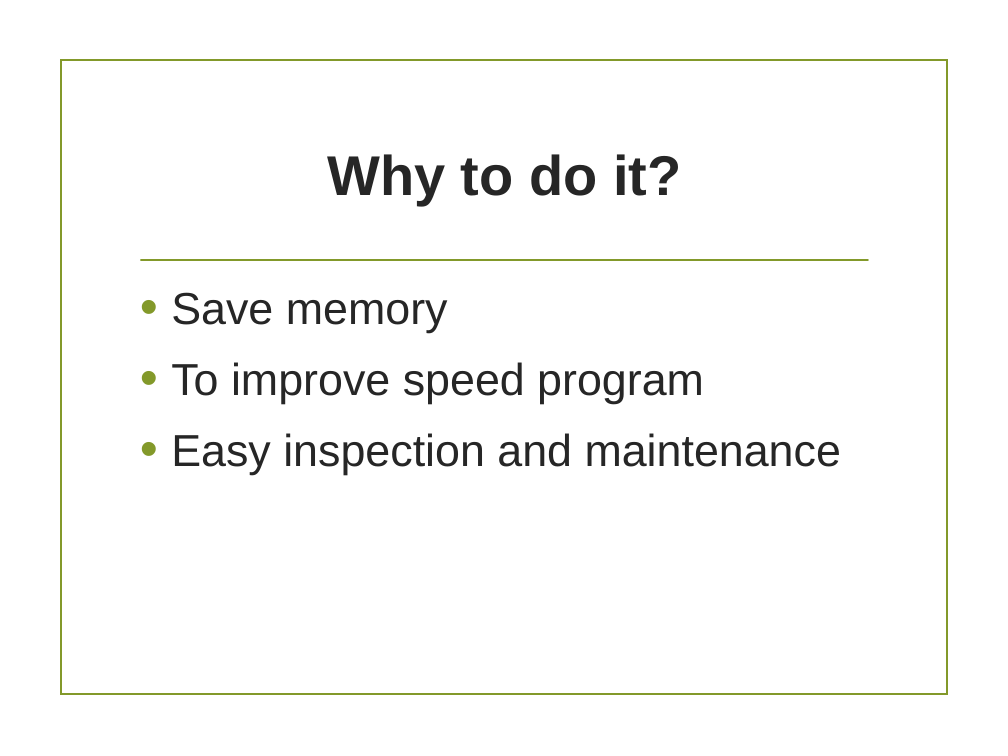
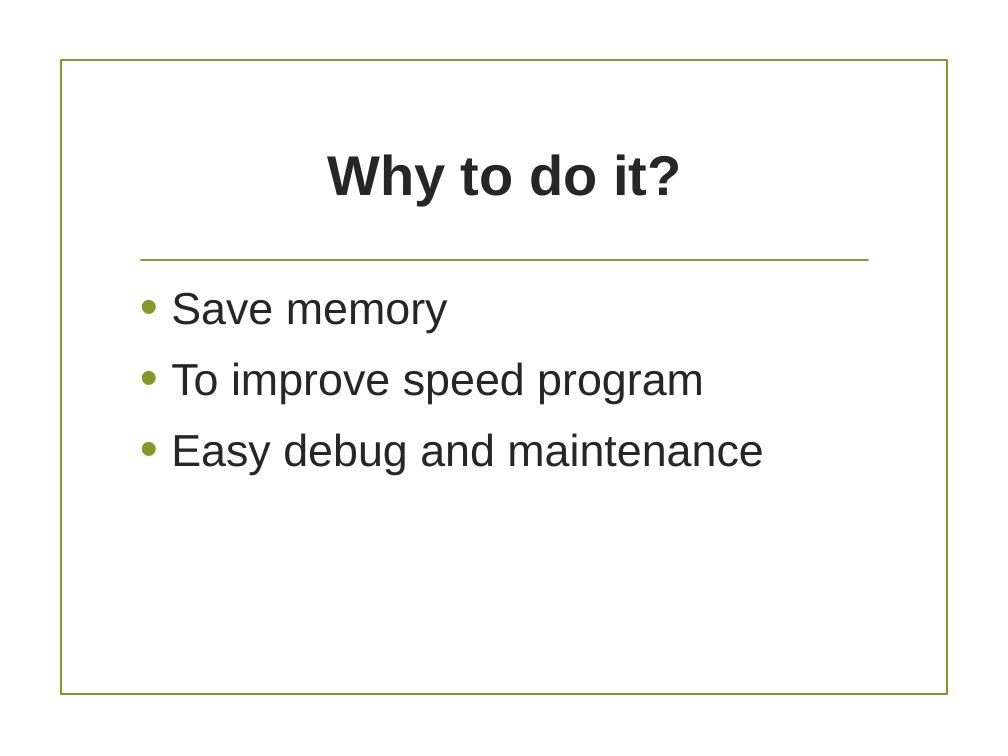
Before and after one commit to tiendatdk3493/Tai_Lieu, a slide deck: slide 2 of AVOID CREATING UNNECESSARY OBJECTS.pptx. Drawn at 1008x756 pixels with LibreOffice and Linux fonts; fonts in the diff are those of the drawing; background and template pictures are left out. Boxes give left, top, right and bottom in pixels: in the first picture for what was removed or moved away, otherwise in the second. Text is boxed around its words. In the diff, an @@ line names an element or a change of style, - is before the commit and + after.

```diff
--- a/AVOID CREATING UNNECESSARY OBJECTS.pptx
+++ b/AVOID CREATING UNNECESSARY OBJECTS.pptx
@@ text at (171, 433, 763, 475): text changed @@
-• Easy inspection and maintenance
+• Easy debug and maintenance
```
Also in this commit, not shown: 3 other slides changed, 3 other files.
